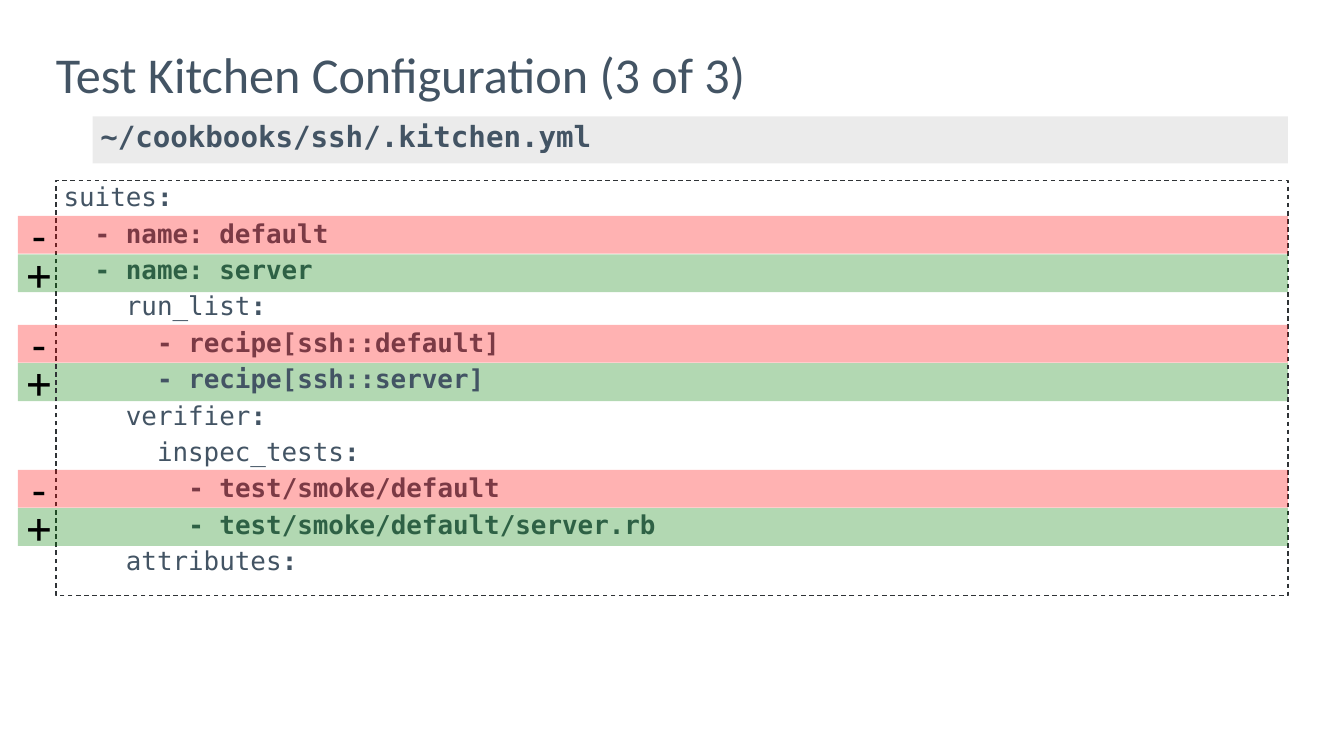
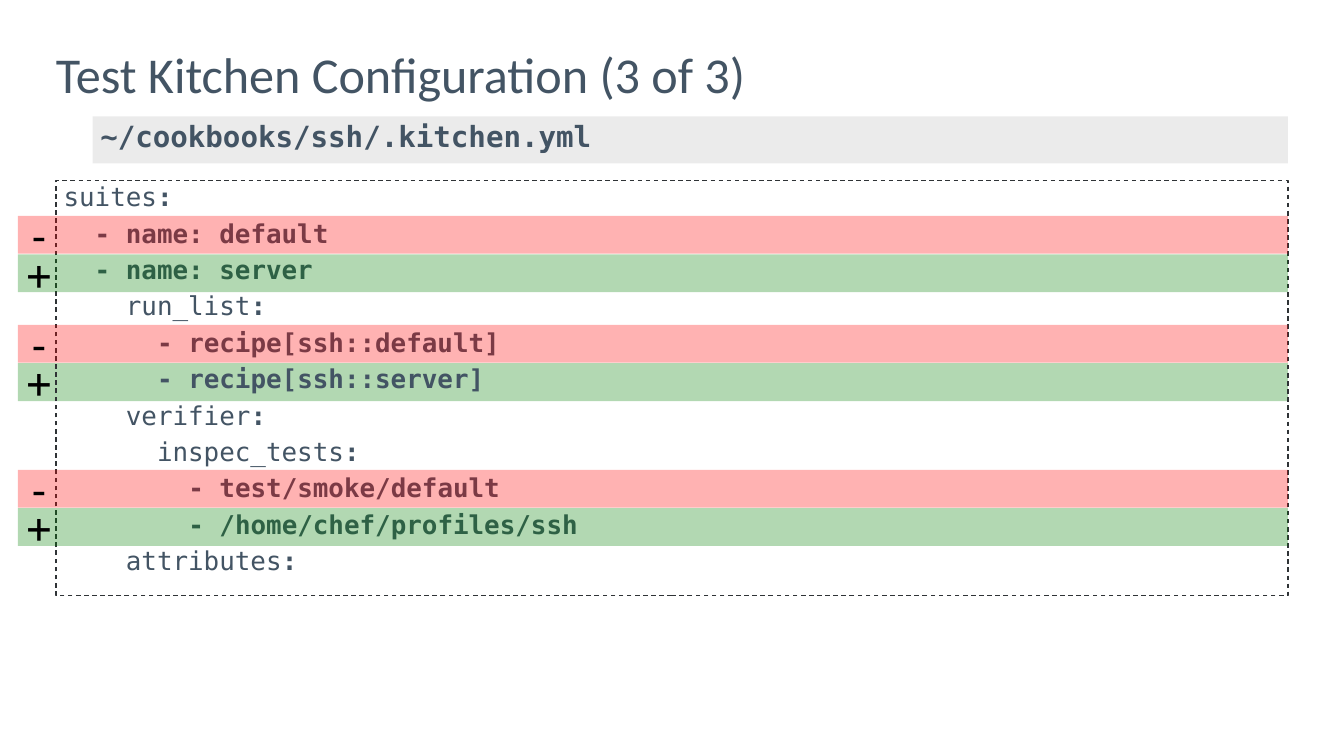
Before and after one commit to nathenharvey/introduction-to-inspec, a slide deck: slide 13 of powerpoint/Remediate-SSH-Control.pptx. Drawn at 1344x756 pixels with LibreOffice and Linux fonts; fonts in the diff are those of the drawing; background and template pictures are left out. Boxes give left, top, right and bottom in pixels: in the first picture for what was removed or moved away, otherwise in the second. Text is boxed around its words. In the diff, an @@ line names an element or a change of style, - is before the commit and + after.

Commit message:
Updates slides to prep for Informatica
Updates to screenshots for latest Chef Automate
Adds a screenshots directory
Minor content updates after MSP event

```diff
--- a/powerpoint/Remediate-SSH-Control.pptx
+++ b/powerpoint/Remediate-SSH-Control.pptx
@@ text at (219,513,577,539): text changed @@
-- test/smoke/default/server.rb
+- /home/chef/profiles/ssh
```
Also in this commit, not shown: 1 other slide changed, 1 slide removed, 27 other files.
